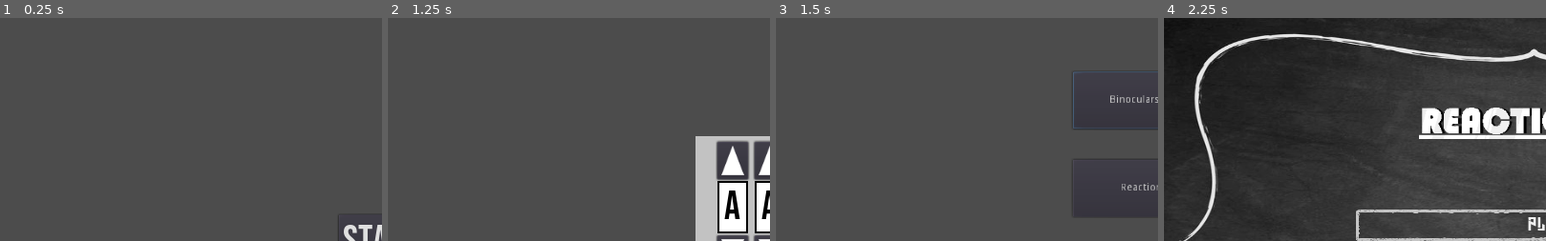
Above: before the commit, frames 1-4 (left to right).
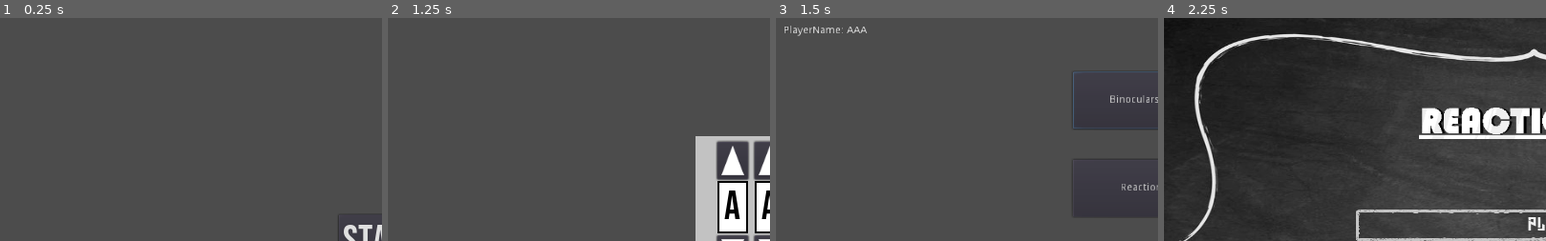
Above: after the commit, the same moments.

Repository: MichalKrzyzanowski/HH-Main
Game: Godot game, scene res://MainMenu/Scenes/SplashScene.tscn
Two runs of this game, one before a commit and one after it. Both use one fixed random seed, a clock stepped at 60 frames per second and the inputs below.
Inputs:
- Up to frame 1 (0.25 s): no input
- Up to frame 2 (1.25 s): click "Start" at 0.5 s
- Up to frame 3 (1.5 s): click "Enter" at 1.25 s
- Up to frame 4 (2.25 s): click "Reaction Test" at 2 s
The pictures show only the part of the screen within x 0-50%, y 0-50%; the shares and areas given below are measured in that part.

Frames 1-2 are identical in both runs. In frame 3, 0.3% of the frame differs, in the area x 2-24%, y 3-9%; in frame 4, nothing differs.

Commit message:
Added Player Name to Main Menu, as well as data restting when you quit to the splash scene

Diff:
--- a/MainMenu/Scenes/MainMenuScene.gd
+++ b/MainMenu/Scenes/MainMenuScene.gd
@@ -5,6 +5,7 @@
 onready var reactionScoreLabel = $StatsMenu/ReactionTestScore
 onready var reactionTimeLabel = $StatsMenu/ReactionTestClearTime
 onready var colorBlindVerdictLabel = $StatsMenu/ColorBlindTestVerdict
+onready var playerNameLabel = $PlayerName
 
 func _ready() -> void:
 	$BinocularsProjectButton.grab_focus()
@@ -12,6 +13,7 @@
 	reactionScoreLabel.text = "Highscore: " + str(ReactionTestData.highscore) + "pts"
 	reactionTimeLabel.text = "Clear Time: " + str(ReactionTestData.fastestTime) + "s"
 	colorBlindVerdictLabel.text = "Highest Verdict: " + str(ColorBlindData.highestVerdict)
+	playerNameLabel.text = "PlayerName: " + str(PlayerData.playerName)
 
 func _on_ColorBlindTestButton_button_up() -> void:
 	get_tree().root.get_node("Root").queue_free()
@@ -29,6 +31,9 @@
 func _on_QuitButton_button_up() -> void:
 	get_tree().root.get_node("Root").queue_free()
 	get_tree().change_scene("res://MainMenu/Scenes/SplashScene.tscn")
+	ColorBlindData.reset()
+	PlayerData.reset()
+	ReactionTestData.reset()
 
 func getProgress():
 	return ReactionTestData.isCleared as int + ColorBlindData.isGameClear as int
--- a/MainMenu/Scenes/MainMenuScene.tscn
+++ b/MainMenu/Scenes/MainMenuScene.tscn
@@ -50,6 +50,14 @@
 margin_right = 100.0
 margin_bottom = 81.0002
 text = "Color Blind Test"
+
+[node name="PlayerName" type="Label" parent="."]
+margin_left = 10.0
+margin_top = 10.0
+margin_right = 50.0
+margin_bottom = 24.0
+custom_colors/font_color = Color( 1, 1, 1, 1 )
+text = "Player Name: AAA"
 
 [node name="StatsMenu" type="PopupMenu" parent="."]
 margin_left = 683.0
